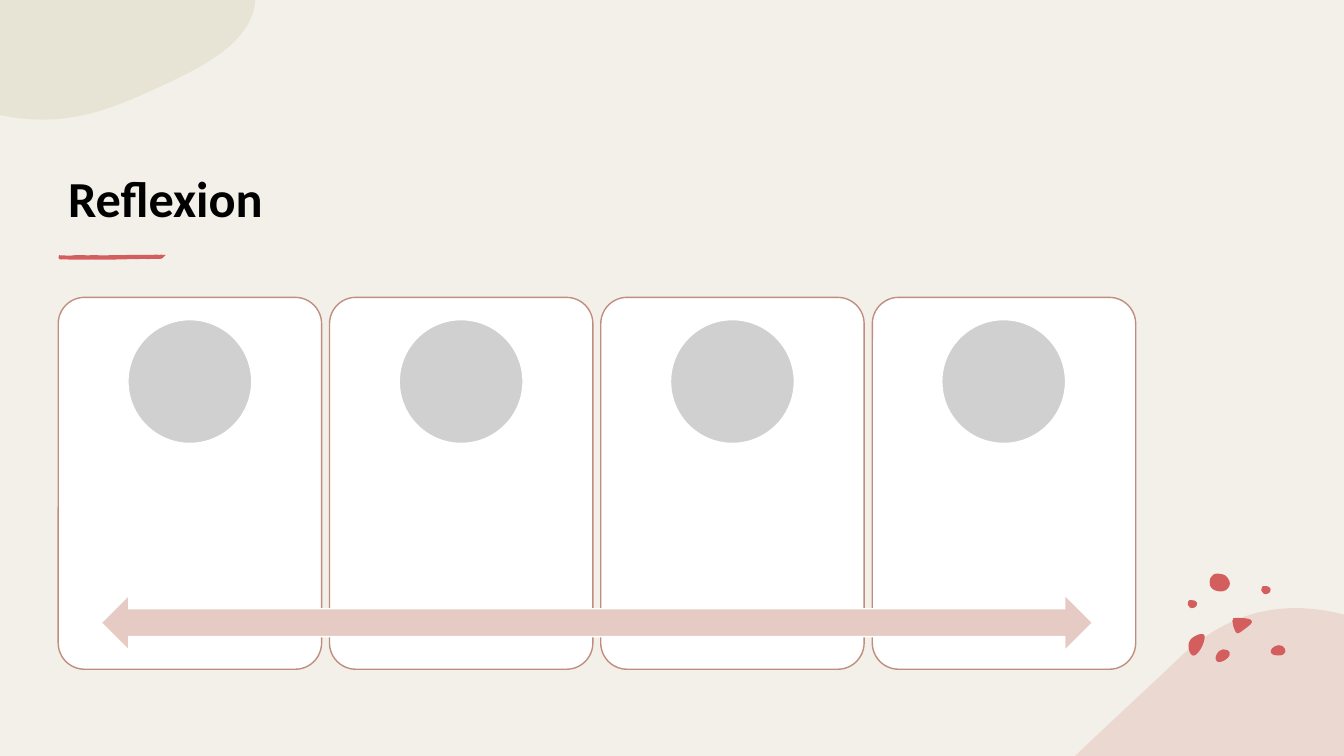
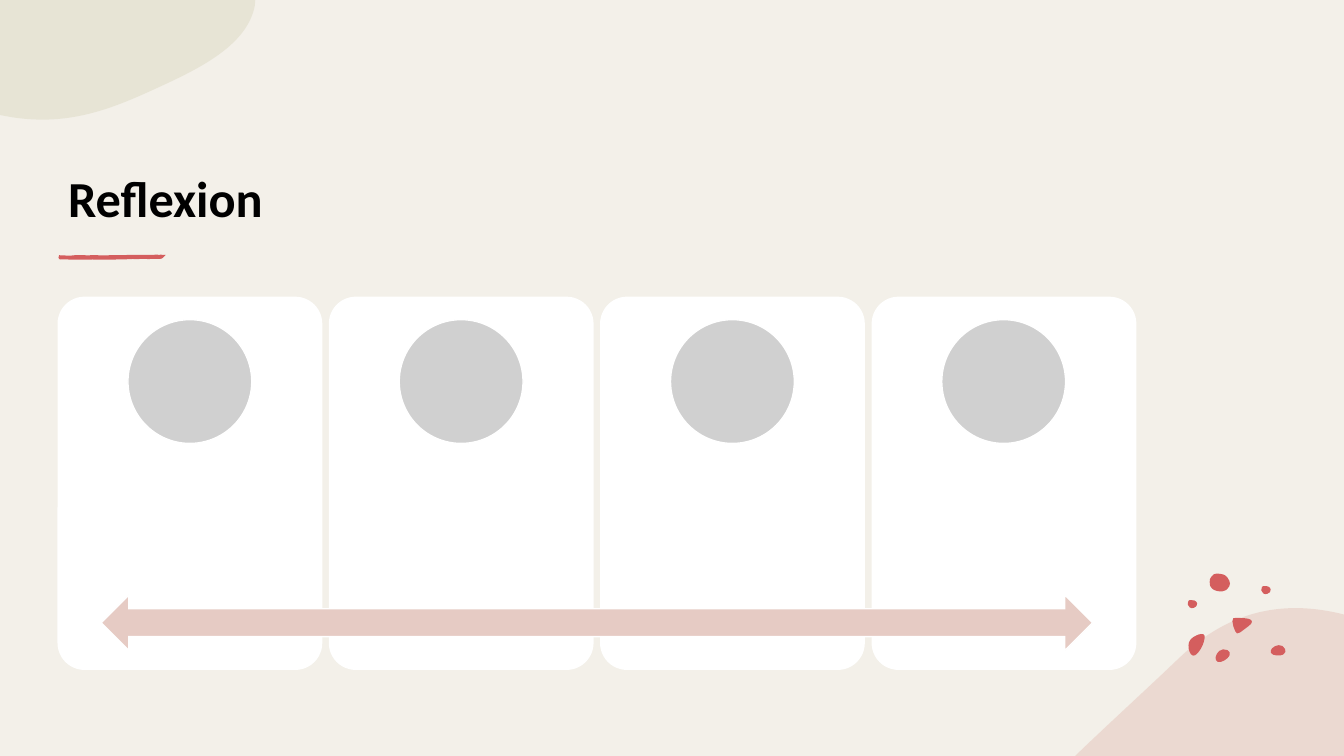
Before and after one commit to simonstreuli/Abschlussprojekt, a slide deck: slide 12 of documents/LinkUpPraesentation.pptx (slide 11 before the commit). Drawn at 1344x756 pixels with LibreOffice and Linux fonts; fonts in the diff are those of the drawing; grey boxes stand for pictures. Boxes give left, top, right and bottom in pixels: in the first picture for what was removed or moved away, otherwise in the second. Text is boxed around its words. In the diff, an @@ line names an element or a change of style, - is before the commit and + after.

```diff
--- a/documents/LinkUpPraesentation.pptx
+++ b/documents/LinkUpPraesentation.pptx
@@ outline #C08E7F 1 pt to #FFFFFF 1 pt in 4 elements at (58, 297, 322, 669), (330, 297, 593, 669), (601, 297, 864, 669), (872, 297, 1135, 669) @@
```
Also in this commit, not shown: 5 other slides changed, 1 slide added, 15 other files.
